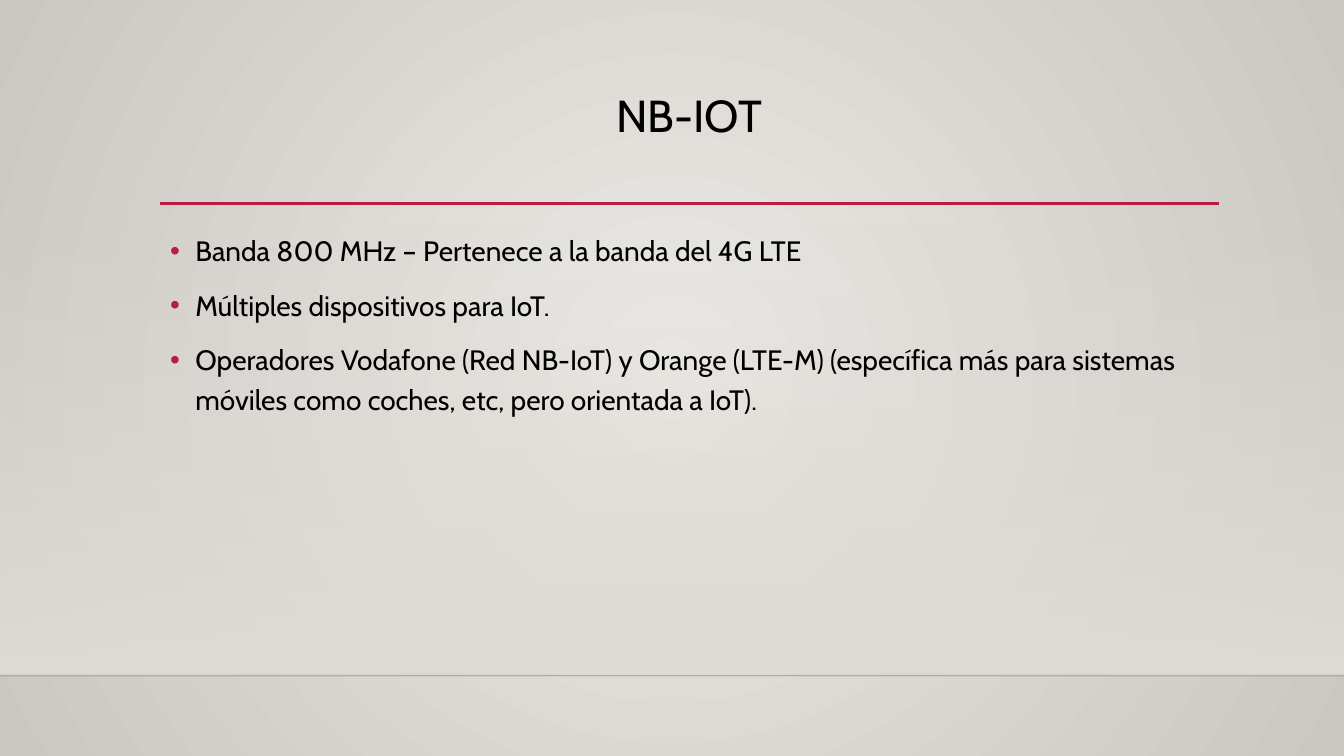
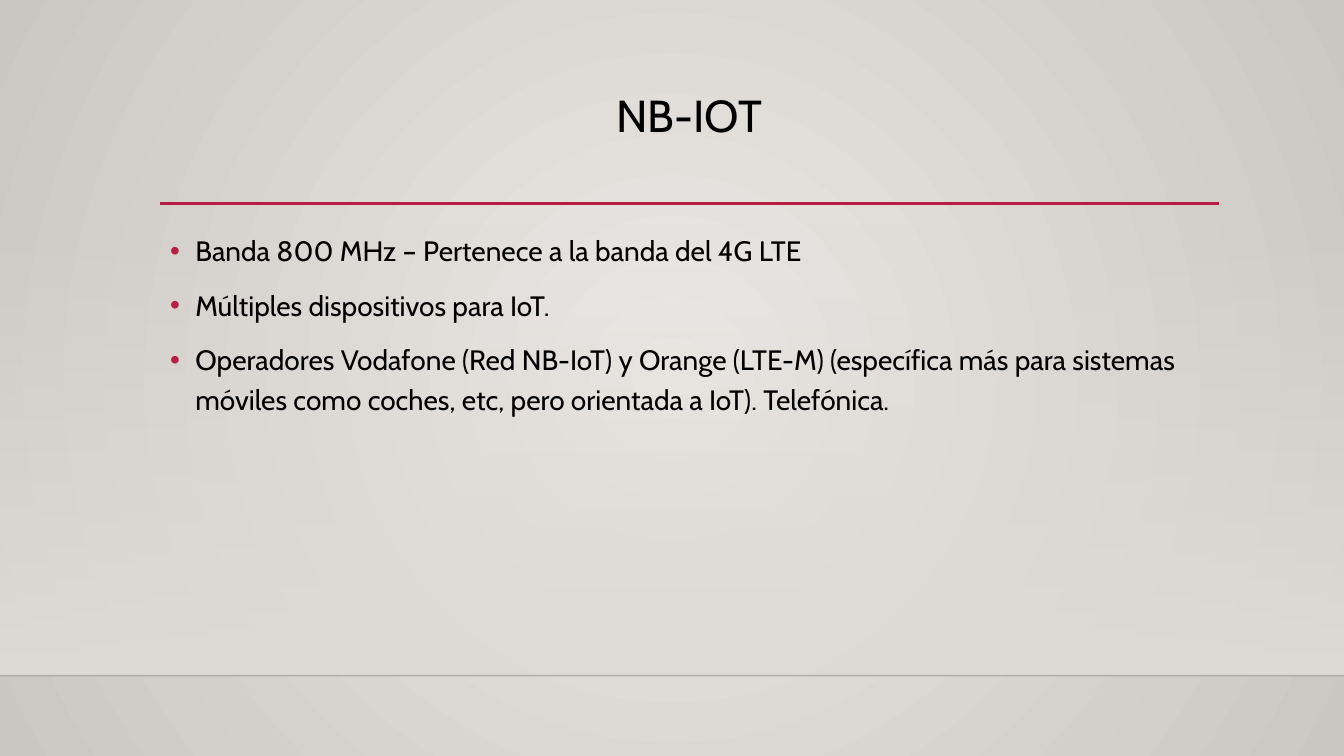
Before and after one commit to Jorjo80/TFM, a slide deck: slide 5 of 5g frecuencias y dispositivos.pptx. Drawn at 1344x756 pixels with LibreOffice and Linux fonts; fonts in the diff are those of the drawing; background and template pictures are left out. Boxes give left, top, right and bottom in pixels: in the first picture for what was removed or moved away, otherwise in the second. Text is boxed around its words. In the diff, an @@ line names an element or a change of style, - is before the commit and + after.

```diff
--- a/5g frecuencias y dispositivos.pptx
+++ b/5g frecuencias y dispositivos.pptx
@@ text at <box>195,349,1174,417</box>: text changed @@
-• Operadores Vodafone (Red NB-IoT) y Orange (LTE-M) (específica más para sistemas móviles como coches, etc, pero orientada a IoT).
+• Operadores Vodafone (Red NB-IoT) y Orange (LTE-M) (específica más para sistemas móviles como coches, etc, pero orientada a IoT). Telefónica.
```
